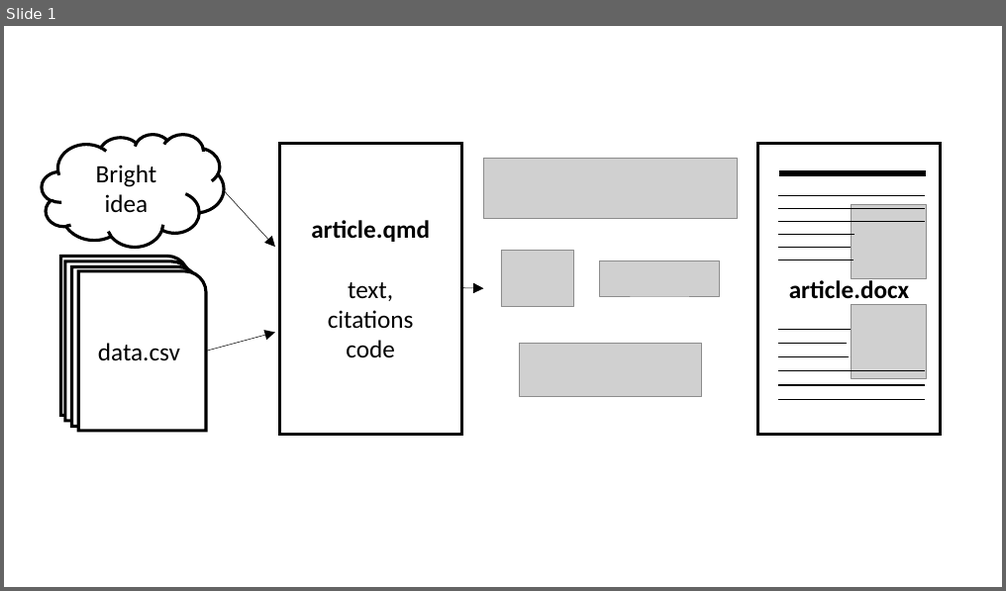
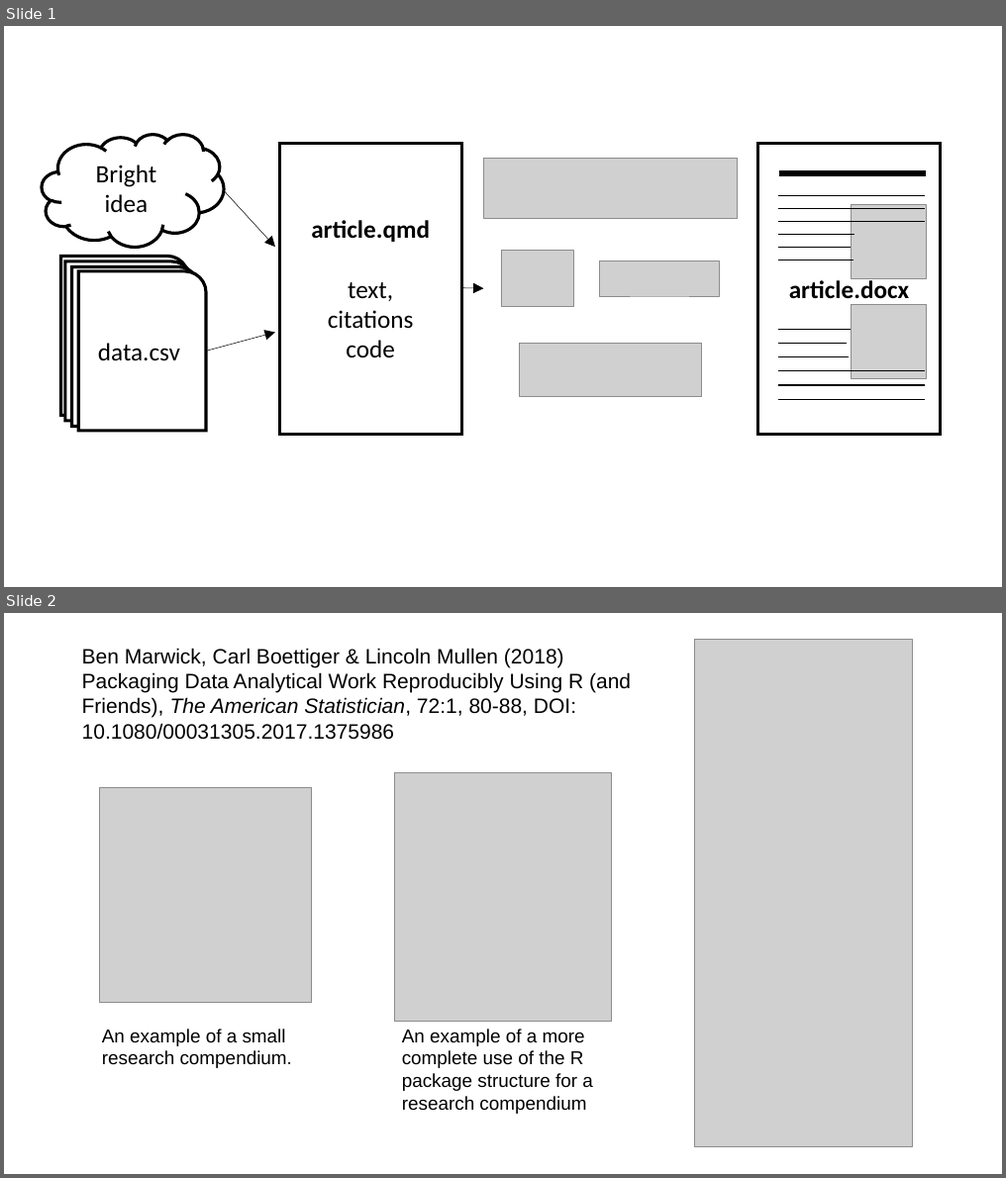
Before and after one commit to benmarwick/arcas-workshop-good-stat-practice, a slide deck: docs/quarto-schematic.pptx. Shown one above the other, each under a label of ours: slide 1 before the commit, slides 1 and 2 after it. The pictures are 1006x591 and 1006x1178 pixels, drawn with LibreOffice and Linux fonts; fonts in the diff are those of the drawing; grey boxes stand for pictures. Boxes give left, top, right and bottom in pixels: in the first picture for what was removed or moved away, otherwise in the second. Text is boxed around its words. In the diff, an @@ line names an element or a change of style, - is before the commit and + after.

Commit message:
update slides

```diff
--- a/docs/quarto-schematic.pptx
+++ b/docs/quarto-schematic.pptx
@@ slide 2 added at (x1=4, y1=613, x2=1002, y2=1174), background #FFFFFF @@
@@ picture added at (x1=694, y1=639, x2=912, y2=1147) @@
@@ text added at (x1=82, y1=648, x2=631, y2=740), 20 pt, text #000000 @@
+Ben Marwick, Carl Boettiger & Lincoln Mullen (2018) Packaging Data Analytical Work Reproducibly Using R (and Friends), The American Statistician, 72:1, 80-88, DOI: 10.1080/00031305.2017.1375986
@@ picture added at (x1=100, y1=787, x2=312, y2=1003) @@
@@ picture added at (x1=395, y1=773, x2=612, y2=1021) @@
@@ text added at (x1=102, y1=1029, x2=292, y2=1068), 18 pt, text #000000 @@
+An example of a small research compendium.
@@ text added at (x1=402, y1=1029, x2=593, y2=1114), 18 pt, text #000000 @@
+An example of a more complete use of the R package structure for a research compendium
```
Also in this commit, not shown: 16 other files.
